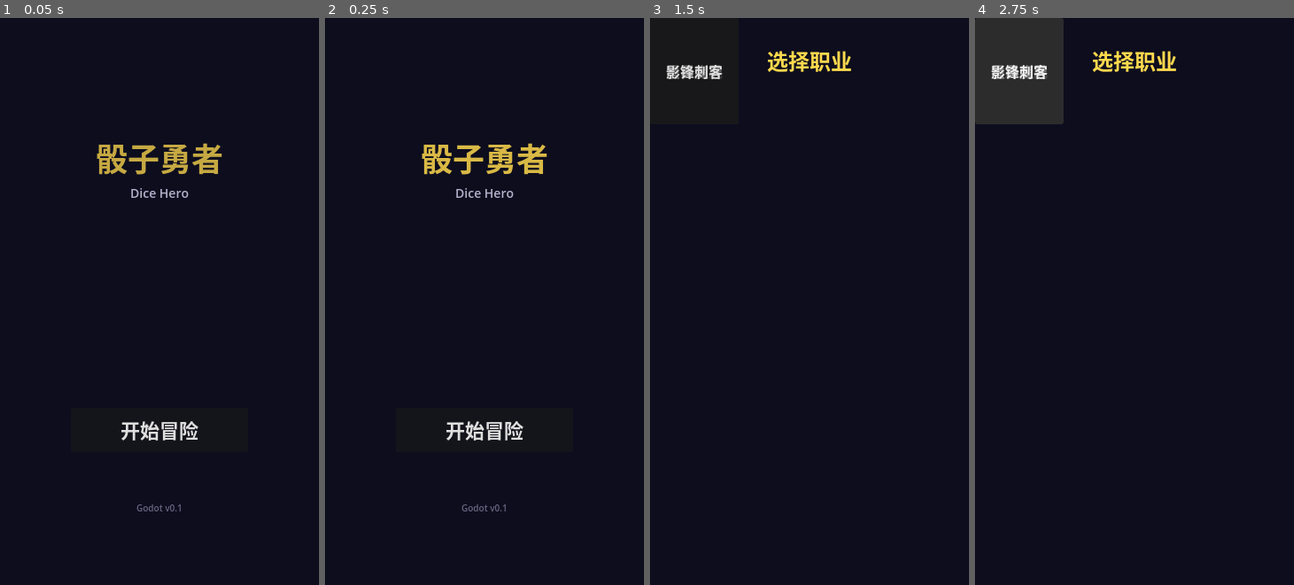
Above: before the commit, frames 1-4 (left to right).
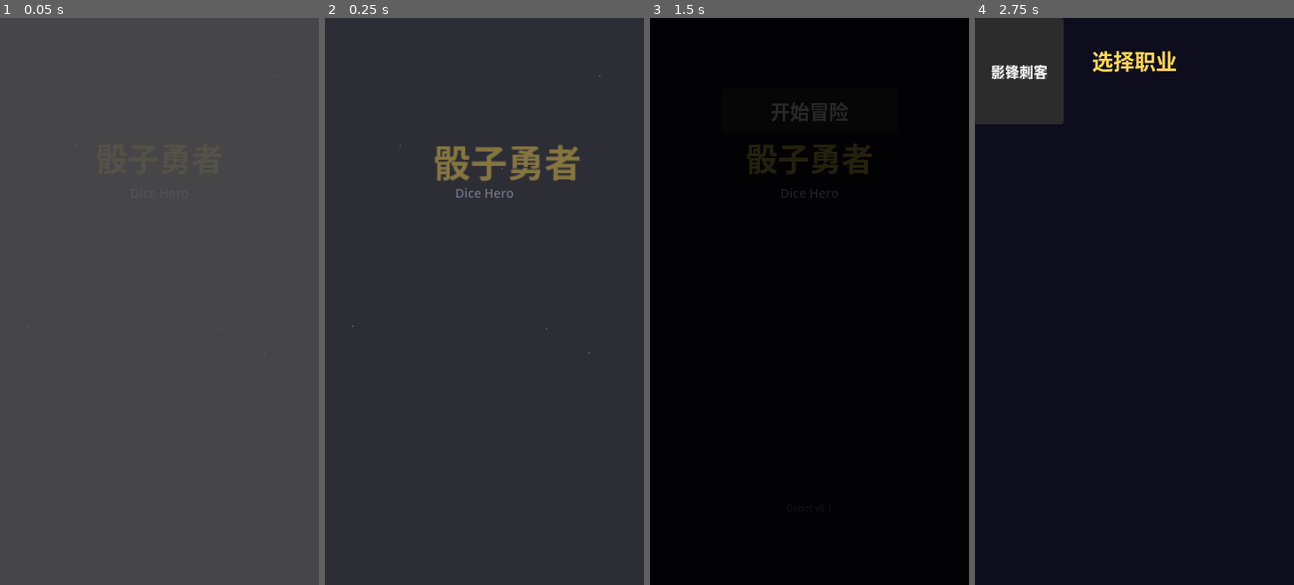
Above: after the commit, the same moments.

Repository: rare1fy/thetinypipsaga
Game: Godot game, scene res://main.tscn
Two runs of this game, one before a commit and one after it. Both use one fixed random seed, a clock stepped at 60 frames per second and the inputs below.
Inputs (mouse positions are in pixels of both pictures, inside the frame that each line leads up to):
- Up to frame 1 (0.05 s): no input
- Up to frame 2 (0.25 s): no input
- Up to frame 3 (1.5 s): click (809, 431) at 0.5 s, where only the run before the commit has a clickable "开始冒险"; click (809, 108) at 1.25 s, where only the run after the commit has a clickable "开始冒险"
- Up to frame 4 (2.75 s): click "嗜血狂战" at 2 s

The runs differ from the first frame. In frame 1, 100% of the frame differs, in the area x 0-100%, y 0-100%; in frame 2, 100%; in frame 3, 90%; in frame 4, nothing differs.
Error before the commit: Invalid assignment of property or key 'actions' with value of type 'Array' on a base object of type 'Resource (EnemyPhase)'. (res://data/enemy_config.gd:262)
Error after the commit: Invalid access to property or key 'pressed' on a base object of type 'null instance'. (res://ui/class_select/class_select.gd:15)

Commit message:
修复(gdscript): 清零启动解析错误 —— class_name Theme改名 / Color.ONE->WHITE / 类型推断补全

Diff:
--- a/common/attack_calc.gd
+++ b/common/attack_calc.gd
@@ -21,7 +21,7 @@
 	var val := enemy.attack_dmg
 
 	# 1. combatType 乘数
-	var combat_str := GameTypes.EnemyCombatType.keys()[enemy.combat_type].to_lower()
+	var combat_str: String = GameTypes.EnemyCombatType.keys()[enemy.combat_type].to_lower()
 	if combat_str == "warrior":
 		val = int(val * ENEMY_ATTACK_MULT.warrior)
 	if combat_str == "ranger":
--- a/common/enemy_ai.gd
+++ b/common/enemy_ai.gd
@@ -14,7 +14,7 @@
 	game.is_enemy_turn = true
 
 	# 1. 玩家中毒结算
-	var poison := game.get_status_value(GameTypes.StatusType.POISON)
+	var poison: int = game.get_status_value(GameTypes.StatusType.POISON)
 	if poison > 0:
 		game.take_damage(poison)
 		game.add_status(GameTypes.StatusType.POISON, poison - 1, 1)  # 递减
@@ -76,7 +76,7 @@
 	game.is_enemy_turn = false
 
 	# 灼烧结算
-	var burn := game.get_status_value(GameTypes.StatusType.BURN)
+	var burn: int = game.get_status_value(GameTypes.StatusType.BURN)
 	if burn > 0:
 		game.take_damage(burn)
 		# 灼烧一次性
--- a/common/synth_sfx.gd
+++ b/common/synth_sfx.gd
@@ -481,7 +481,7 @@
 	var sp := _get_sound_player()
 	if not sp:
 		return
-	var player := sp._get_next_sfx_player()
+	var player: AudioStreamPlayer = sp._get_next_sfx_player()
 	if not player:
 		return
 	player.stream = stream
--- a/common/theme.gd
+++ b/common/theme.gd
@@ -1,7 +1,7 @@
 ## 像素风主题配色 — 从原版 index.css CSS变量移植
 ## 暗黑地牢 8-Bit 像素风调色板
 
-class_name Theme
+class_name PixelTheme
 
 ## 地牢基调
 const DUNGEON_BG := Color("#0a0908")
--- a/common/vfx.gd
+++ b/common/vfx.gd
@@ -24,9 +24,9 @@
 ## 全向震动 — Boss出场/大伤害
 static func shake_heavy(node: Node, intensity: float = 12.0, duration: float = 0.5) -> void:
 	var tween := node.create_tween()
-	var offsets := [Vector2(-3, 4), Vector2(4, -3), Vector2(-2, 2), Vector2(3, -1), Vector2(0, 0)]
+	var offsets: Array[Vector2] = [Vector2(-3, 4), Vector2(4, -3), Vector2(-2, 2), Vector2(3, -1), Vector2(0, 0)]
 	for offset in offsets:
-		var scaled := offset * (intensity / 10.0)
+		var scaled: Vector2 = offset * (intensity / 10.0)
 		tween.tween_property(node, "position", node.position + scaled, duration / offsets.size())
 	tween.tween_property(node, "position", node.position, duration / offsets.size())
 
@@ -206,7 +206,7 @@
 static func poison_pulse(control: Control, period: float = 1.2) -> Tween:
 	var tween := control.create_tween().set_loops()
 	tween.tween_property(control, "modulate", Color(0.7, 0.3, 1.0), period * 0.3).set_trans(Tween.TRANS_SINE)
-	tween.tween_property(control, "modulate", Color.ONE, period * 0.7).set_trans(Tween.TRANS_SINE)
+	tween.tween_property(control, "modulate", Color.WHITE, period * 0.7).set_trans(Tween.TRANS_SINE)
 	return tween
 
 
@@ -214,7 +214,7 @@
 static func burn_edge(control: Control, period: float = 1.0) -> Tween:
 	var tween := control.create_tween().set_loops()
 	tween.tween_property(control, "modulate", Color(1.2, 0.7, 0.3), period * 0.2).set_trans(Tween.TRANS_SINE)
-	tween.tween_property(control, "modulate", Color.ONE, period * 0.8).set_trans(Tween.TRANS_SINE)
+	tween.tween_property(control, "modulate", Color.WHITE, period * 0.8).set_trans(Tween.TRANS_SINE)
 	return tween
 
 
@@ -222,7 +222,7 @@
 static func heal_glow(control: Control, duration: float = 0.8) -> void:
 	var tween := control.create_tween()
 	tween.tween_property(control, "modulate", Color(0.5, 1.2, 0.5), duration * 0.3).set_trans(Tween.TRANS_SINE)
-	tween.tween_property(control, "modulate", Color.ONE, duration * 0.7).set_trans(Tween.TRANS_SINE)
+	tween.tween_property(control, "modulate", Color.WHITE, duration * 0.7).set_trans(Tween.TRANS_SINE)
 
 
 ## ==========================================
@@ -302,7 +302,7 @@
 static func fire_glow(control: Control, period: float = 1.5) -> Tween:
 	var tween := control.create_tween().set_loops()
 	tween.tween_property(control, "modulate", Color(1.3, 0.8, 0.3), period * 0.3).set_trans(Tween.TRANS_SINE)
-	tween.tween_property(control, "modulate", Color.ONE, period * 0.7).set_trans(Tween.TRANS_SINE)
+	tween.tween_property(control, "modulate", Color.WHITE, period * 0.7).set_trans(Tween.TRANS_SINE)
 	return tween
 
 
@@ -310,7 +310,7 @@
 static func ice_sparkle(control: Control, period: float = 2.0) -> Tween:
 	var tween := control.create_tween().set_loops()
 	tween.tween_property(control, "modulate", Color(0.7, 0.9, 1.3), period * 0.2).set_trans(Tween.TRANS_SINE)
-	tween.tween_property(control, "modulate", Color.ONE, period * 0.8).set_trans(Tween.TRANS_SINE)
+	tween.tween_property(control, "modulate", Color.WHITE, period * 0.8).set_trans(Tween.TRANS_SINE)
 	return tween
 
 
@@ -318,14 +318,14 @@
 static func thunder_flash(control: Control) -> void:
 	control.modulate = Color(1.5, 1.5, 0.5)
 	var tween := control.create_tween()
-	tween.tween_property(control, "modulate", Color.ONE, 0.1)
+	tween.tween_property(control, "modulate", Color.WHITE, 0.1)
 
 
 ## 暗影脉动
 static func shadow_pulse(control: Control, period: float = 1.8) -> Tween:
 	var tween := control.create_tween().set_loops()
 	tween.tween_property(control, "modulate", Color(0.5, 0.3, 0.8), period * 0.4).set_trans(Tween.TRANS_SINE)
-	tween.tween_property(control, "modulate", Color.ONE, period * 0.6).set_trans(Tween.TRANS_SINE)
+	tween.tween_property(control, "modulate", Color.WHITE, period * 0.6).set_trans(Tween.TRANS_SINE)
 	return tween
 
 
@@ -333,7 +333,7 @@
 static func holy_pulse(control: Control, period: float = 2.0) -> Tween:
 	var tween := control.create_tween().set_loops()
 	tween.tween_property(control, "modulate", Color(1.2, 1.2, 0.8), period * 0.3).set_trans(Tween.TRANS_SINE)
-	tween.tween_property(control, "modulate", Color.ONE, period * 0.7).set_trans(Tween.TRANS_SINE)
+	tween.tween_property(control, "modulate", Color.WHITE, period * 0.7).set_trans(Tween.TRANS_SINE)
 	return tween
 
 
@@ -469,10 +469,11 @@
 ## ==========================================
 
 ## 停止节点上所有 Tween
-static func stop_all(node: Node) -> void:
-	for child in node.get_children():
-		if child is Tween:
-			child.kill()
+## 注意：Godot 4 的 Tween 是 RefCounted，不会成为节点的 child。
+## 如需停止 Tween，调用方应自行持有 Tween 引用并调用 tween.kill()。
+## 这里保留函数仅为 API 兼容，实际什么都不做。
+static func stop_all(_node: Node) -> void:
+	pass
 
 ## 安全移除节点（先淡出再删除）
 static func safe_remove(control: Control, duration: float = 0.2) -> void:
--- a/data/enemy_config.gd
+++ b/data/enemy_config.gd
@@ -249,7 +249,7 @@
 
 ## === 辅助构造函数 ===
 
-static func _register(id: String, name: String, chapter: int, base_hp: int, base_dmg: int, category: EnemyCategory, combat_type: int, drop_gold: int, phases: Array, quotes: EnemyQuotes, drop_relic: bool = false, drop_reroll: int = 0) -> void:
+static func _register(id: String, name: String, chapter: int, base_hp: int, base_dmg: int, category: EnemyCategory, combat_type: GameTypes.EnemyCombatType, drop_gold: int, phases: Array[EnemyPhase], quotes: EnemyQuotes, drop_relic: bool = false, drop_reroll: int = 0) -> void:
 	var c := EnemyConfig.new()
 	c.id = id; c.name = name; c.chapter = chapter; c.base_hp = base_hp; c.base_dmg = base_dmg
 	c.category = category; c.combat_type = combat_type; c.drop_gold = drop_gold
@@ -257,7 +257,7 @@
 	c.phases = phases; c.quotes = quotes
 	_all_configs[id] = c
 
-static func _phase(hp_threshold: float, actions: Array) -> EnemyPhase:
+static func _phase(hp_threshold: float, actions: Array[EnemyAction]) -> EnemyPhase:
 	var p := EnemyPhase.new()
 	p.hp_threshold = hp_threshold; p.actions = actions
 	return p
@@ -267,7 +267,7 @@
 	a.type = type; a.base_value = base_value; a.description = description; a.scalable = scalable
 	return a
 
-static func _quotes(enter: Array, death: Array, attack: Array, hurt: Array, low_hp: Array) -> EnemyQuotes:
+static func _quotes(enter: Array[String], death: Array[String], attack: Array[String], hurt: Array[String], low_hp: Array[String]) -> EnemyQuotes:
 	var q := EnemyQuotes.new()
 	q.enter = enter; q.death = death; q.attack = attack; q.hurt = hurt; q.low_hp = low_hp
 	return q
--- a/project.godot
+++ b/project.godot
@@ -10,7 +10,7 @@
 
 [application]
 
-config/name="Dice Hero"
+config/name="TheTiny-pipSaga"
 config/description="竖屏 Roguelike 骰子构筑游戏 - Godot 版"
 run/main_scene="res://main.tscn"
 config/features=PackedStringArray("4.5", "GL Compatibility")
@@ -23,14 +23,24 @@
 SoundPlayer="*res://common/autoload/sound_player.gd"
 GameData="*res://common/autoload/game_data.gd"
 
+[debug]
+
+file_logging/enable_file_logging=true
+gdscript/warnings/unused_signal=0
+gdscript/warnings/shadowed_variable=0
+gdscript/warnings/shadowed_variable_base_class=0
+
 [display]
 
 window/size/viewport_width=360
 window/size/viewport_height=640
 window/size/mode=2
 window/stretch/mode="canvas_items"
-window/stretch/aspect="keep"
 window/handheld/orientation=1
+
+[dotnet]
+
+project/assembly_name="Dice Hero"
 
 [global]
 
Not shown, added: common/synth_sfx.gd.uid
Not shown, added: common/vfx.gd.uid
